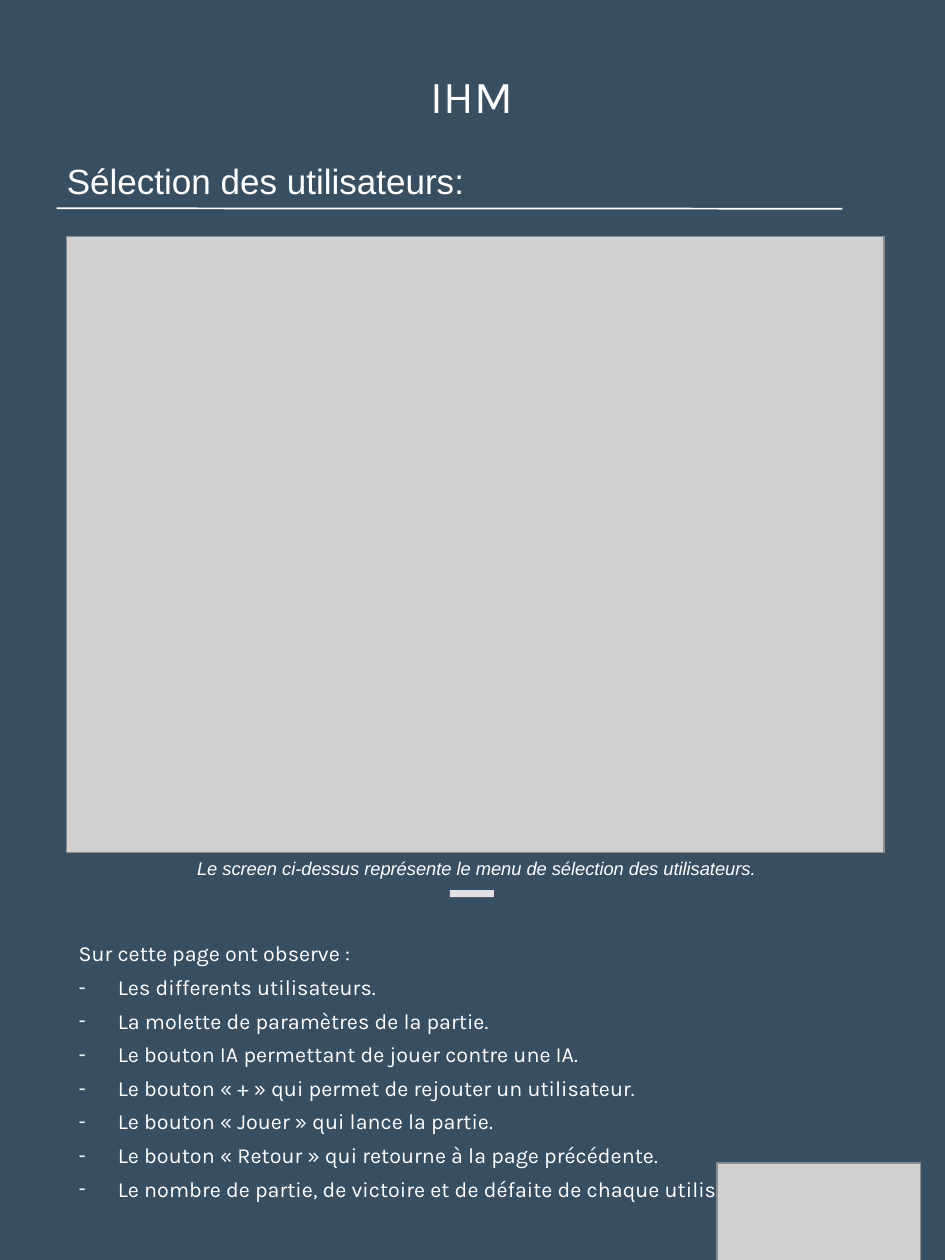
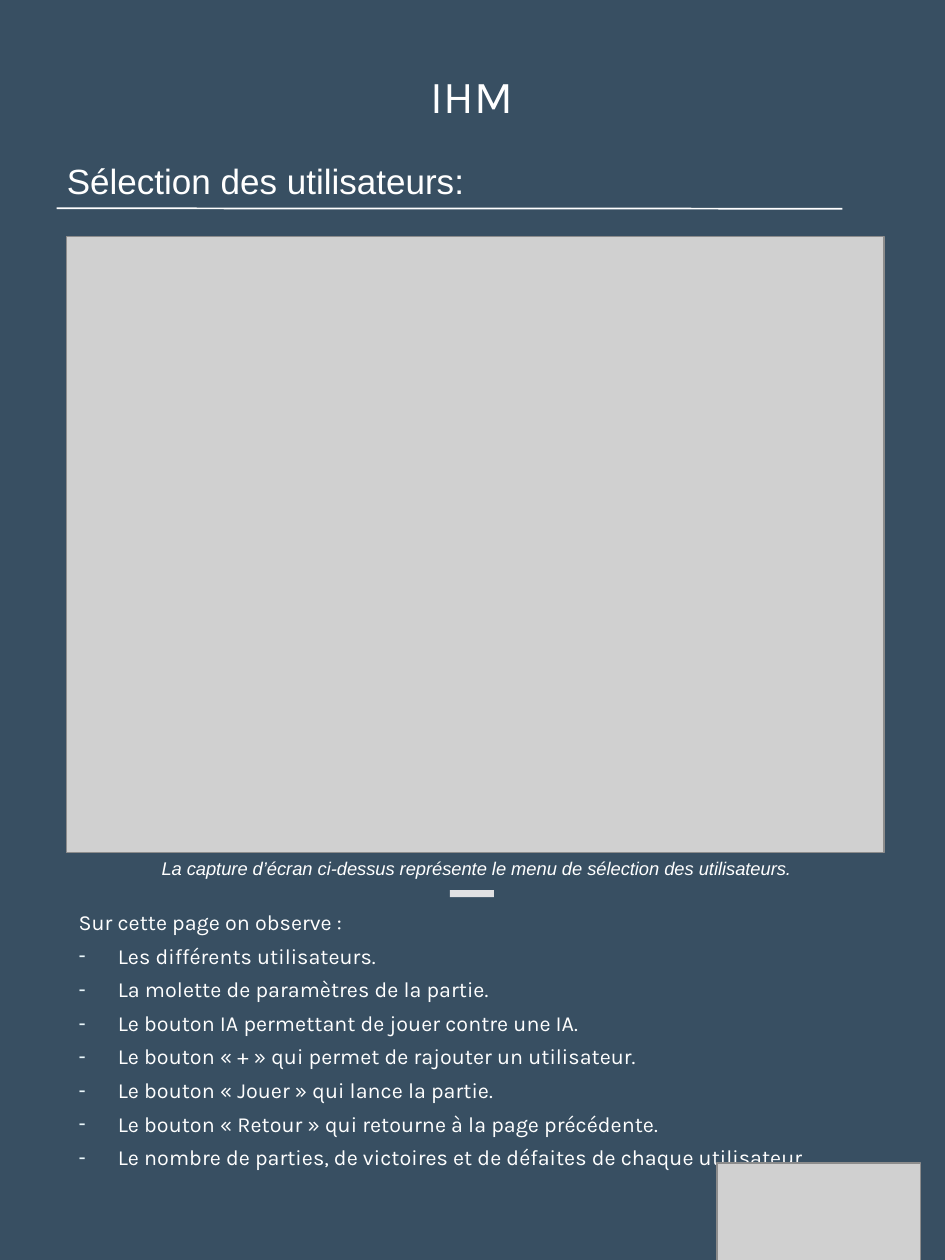
Before and after one commit to Loicpln/Projet_Algo_N2, a slide deck: slide 13 of Elements de presentation/Soutenance finale.pptx. Drawn at 945x1260 pixels with LibreOffice and Linux fonts; fonts in the diff are those of the drawing; grey boxes stand for pictures. Boxes give left, top, right and bottom in pixels: in the first picture for what was removed or moved away, otherwise in the second. Text is boxed around its words. In the diff, an @@ line names an element or a change of style, - is before the commit and + after.

```diff
--- a/Elements de presentation/Soutenance finale.pptx
+++ b/Elements de presentation/Soutenance finale.pptx
@@ text at [162,861,791,879]: text changed @@
-Le screen ci-dessus représente le menu de sélection des utilisateurs.
+La capture d’écran ci-dessus représente le menu de sélection des utilisateurs.
@@ text "Sur cette page on observe ...": place and size @@
-text "Sur cette page on observe ..." at [79,946,772,1203]
+text "Sur cette page on observe ..." at [79,915,806,1171]
@@ text at [79,915,376,965]: text changed @@
-Sur cette page ont observe :
-– Les differents utilisateurs.
+Sur cette page on observe :
+– Les différents utilisateurs.
@@ text at [118,1049,635,1070]: text changed @@
-– Le bouton « + » qui permet de rejouter un utilisateur.
+– Le bouton « + » qui permet de rajouter un utilisateur.
@@ text at [118,1149,806,1171]: text changed @@
-– Le nombre de partie, de victoire et de défaite de chaque utilisateur.
+– Le nombre de parties, de victoires et de défaites de chaque utilisateur.
```
Also in this commit, not shown: 9 other slides changed, 1 other file.
